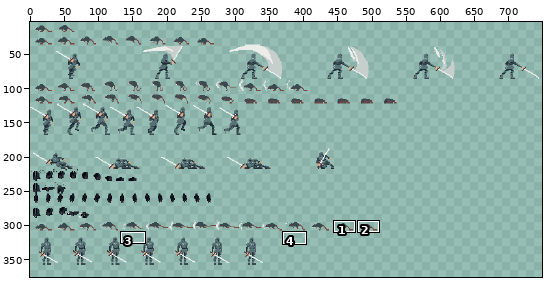
Sprite sheet -- assets/sprites/atlas.png. Above, an overview of the earlier version with the close-up marked.
Close-up. As it was:
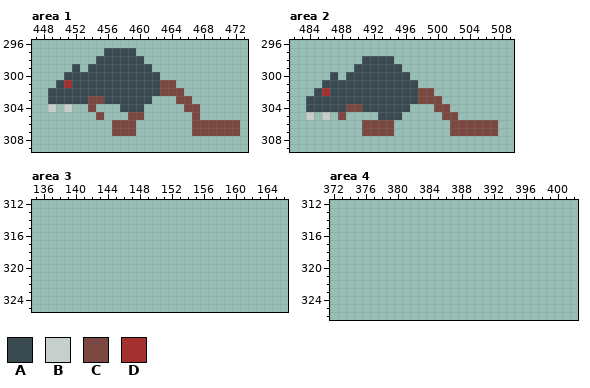
The file is 756x358 pixels. Shown: area 1: x 447..473, y 296..309; area 2: x 482..509, y 296..309; area 3: x 135..166, y 312..325; area 4: x 372..402, y 312..326. The old version is drawn lined up with the new one, on the new canvas. The wide view leaves out empty margins. The commit also changed other parts of the picture, which this record leaves out.
Palette (. is transparent): A #394a50  B #c7cfcc  C #7a4841  D #a53030
Pixels before, area 1, first column x 449:
297 .......AAAA.............
298 ......AAAAAA............
299 ...A.AAAAAAAA...........
300 ..AAAAAAAAAAAA..........
301 .ADAAAAAAAAAAACC........
302 AAAAAAAAAAAAAACCC.......
303 AAAAACCAAAAAA...CC......
304 B.B..C...AAA.....CC.....
305 ......C...CC......C.....
306 ........CCC.......CCCCCC
307 ........CCC.......CCCCCC
Pixels before, area 2, first column x 484:
298 .......AAAA.............
299 ......AAAAAA............
300 ...A.AAAAAAAA...........
301 ..AAAAAAAAAAAA..........
302 .ADAAAAAAAAAAACC........
303 AAAAAAAAAAAAAACCC.......
304 AAAAACCAAAAAA...CC......
305 B.B.C....AAA.....CC.....
306 .......CCCC.......CCCCCC
307 .......CCCC.......CCCCCC
After the commit:
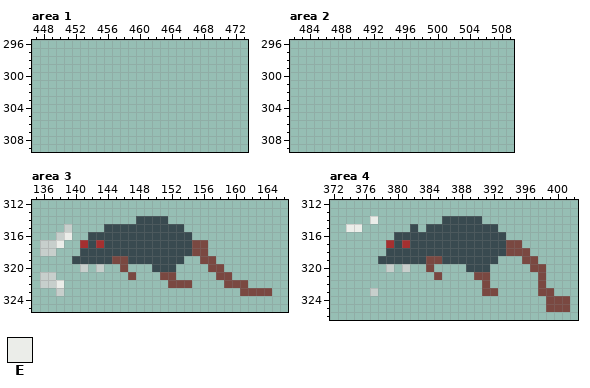
Colours new in this view: E #ebede9
Diff:
canvas 756x358 -> 756x376
Changed rows in their new state; - is an unchanged pixel.
Area 1:
first column x 449:
297 -------....-------------
298 ------......------------
299 ---.-........-----------
300 --............----------
301 -...............--------
302 .................-------
303 .............---..------
304 .-.--.---...-----..-----
305 ------.---..------.-----
306 --------...-------......
307 --------...-------......
Area 2:
first column x 484:
298 -------....-------------
299 ------......------------
300 ---.-........-----------
301 --............----------
302 -...............--------
303 .................-------
304 .............---..------
305 .-.-.----...-----..-----
306 -------....-------......
307 -------....-------......
Area 3:
first column x 136:
314 ------------AAAA-------------
315 ---B----AAAAAAAAAA-----------
316 --BE--AAAAAAAAAAAAA----------
317 BBE--DADAAAAAAAAAAACC--------
318 BB---AAAAAAAAAAAAAACC--------
319 ----AAAAACCAAAAAAA--CC-------
320 -----B-B--C---AAA----CC------
321 BB---------C---CC-----CC-----
322 BBE-------------CCC----CCC---
323 --B----------------------CCCC
Area 4:
first column x 374:
314 ---E--------AAAAA-----------
315 EE------A-AAAAAAAAA---------
316 ------AAAAAAAAAAAAAA--------
317 -----DADAAAAAAAAAAAACC------
318 -----AAAAAAAAAAAAAAACCC-----
319 ----AAAAAACCAAAAAAA---CC----
320 -----B-B--C----AAA-----CC---
321 -----------C----CC------C---
322 -----------------C------C---
323 ---B-------------CC-----CC--
324 -------------------------CCC
325 -------------------------CCC
